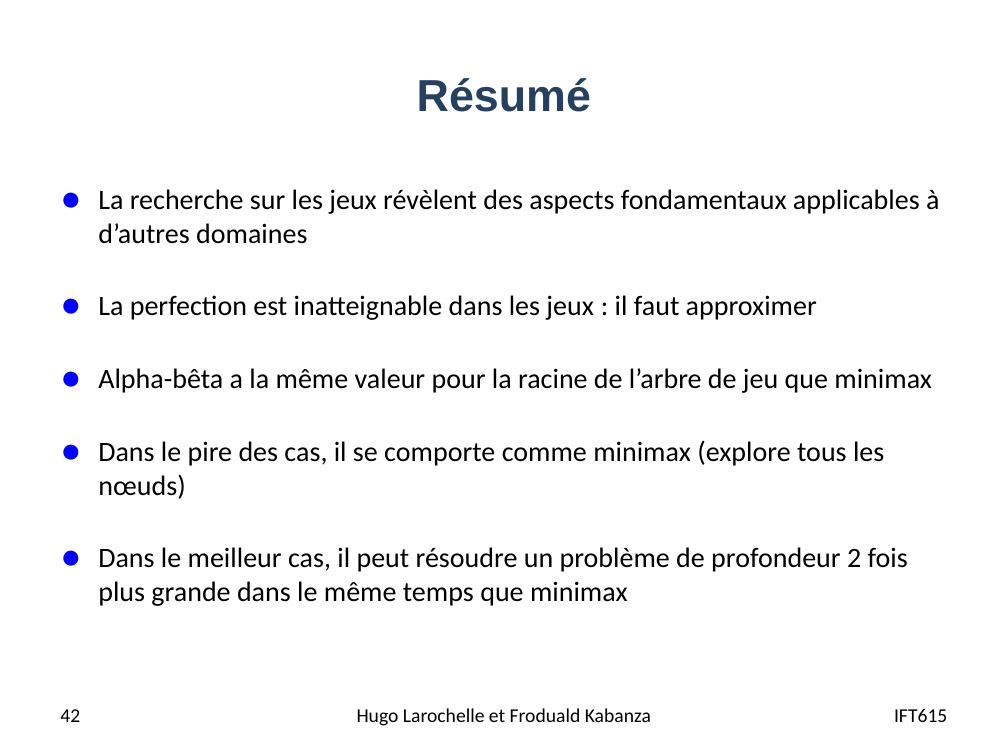
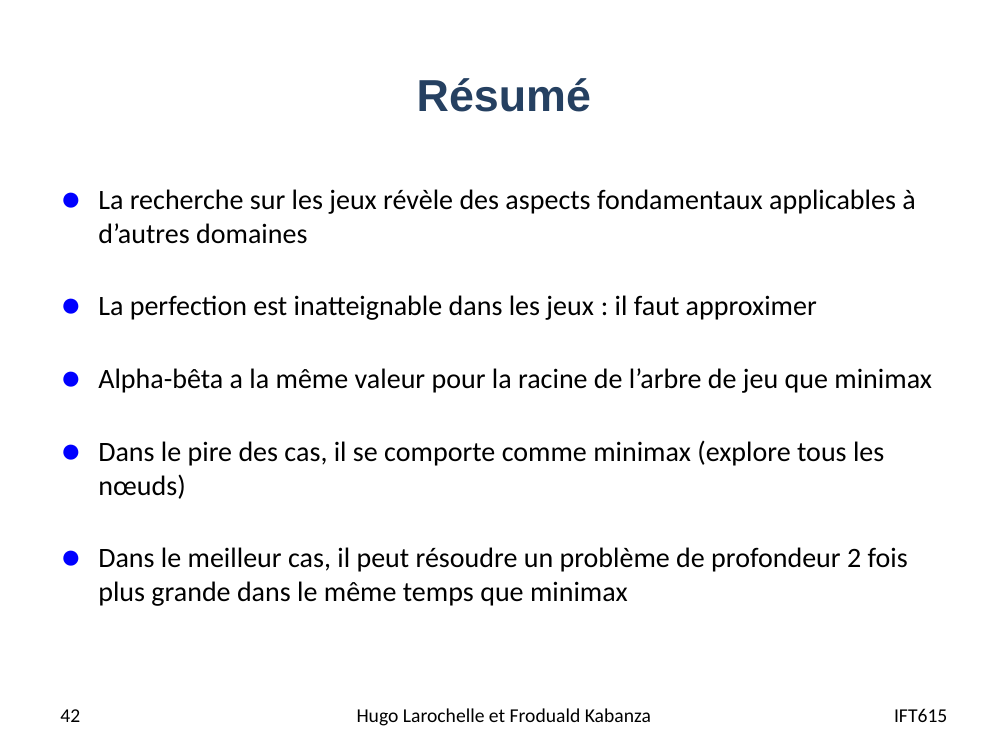
Before and after one commit to djeffkanda/djeffkanda.github.io, a slide deck: slide 42 of ift/assets/slides/ift615-17-Planification dans les jeux competitifs.pptx. Drawn at 1008x756 pixels with LibreOffice and Linux fonts; fonts in the diff are those of the drawing. Boxes give left, top, right and bottom in pixels: in the first picture for what was removed or moved away, otherwise in the second. Text is boxed around its words. In the diff, an @@ line names an element or a change of style, - is before the commit and + after.

```diff
--- a/ift/assets/slides/ift615-17-Planification dans les jeux competitifs.pptx
+++ b/ift/assets/slides/ift615-17-Planification dans les jeux competitifs.pptx
@@ text at (x1=98, y1=189, x2=915, y2=244): text changed @@
-● La recherche sur les jeux révèlent des aspects fondamentaux applicables à d’autres domaines
+● La recherche sur les jeux révèle des aspects fondamentaux applicables à d’autres domaines
```
Also in this commit, not shown: 3 other slides changed, 4 other files.
